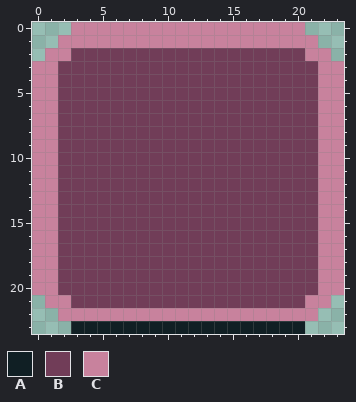
Two states of a pixel-art file, assets/source/aseprite/ui_boss.aseprite. This is how it looked before the edit.
24x24 pixels, 1 frame.
Visible layers, top first: "Flat center - nine slice", "Beveled pixel border".
Palette (. is transparent): A #101f24  B #713d58  C #c8829d
Pixels before, first column x 0:
 0 ...CCCCCCCCCCCCCCCCCC...
 1 ..CCCCCCCCCCCCCCCCCCCC..
 2 .CCBBBBBBBBBBBBBBBBBBCC.
 3 CCBBBBBBBBBBBBBBBBBBBBCC
 4 CCBBBBBBBBBBBBBBBBBBBBCC
 5 CCBBBBBBBBBBBBBBBBBBBBCC
 6 CCBBBBBBBBBBBBBBBBBBBBCC
 7 CCBBBBBBBBBBBBBBBBBBBBCC
 8 CCBBBBBBBBBBBBBBBBBBBBCC
 9 CCBBBBBBBBBBBBBBBBBBBBCC
10 CCBBBBBBBBBBBBBBBBBBBBCC
11 CCBBBBBBBBBBBBBBBBBBBBCC
12 CCBBBBBBBBBBBBBBBBBBBBCC
13 CCBBBBBBBBBBBBBBBBBBBBCC
14 CCBBBBBBBBBBBBBBBBBBBBCC
15 CCBBBBBBBBBBBBBBBBBBBBCC
16 CCBBBBBBBBBBBBBBBBBBBBCC
17 CCBBBBBBBBBBBBBBBBBBBBCC
18 CCBBBBBBBBBBBBBBBBBBBBCC
19 CCBBBBBBBBBBBBBBBBBBBBCC
20 CCBBBBBBBBBBBBBBBBBBBBCC
21 .CCBBBBBBBBBBBBBBBBBBCC.
22 ..CCCCCCCCCCCCCCCCCCCC..
23 ...AAAAAAAAAAAAAAAAAA...
After:
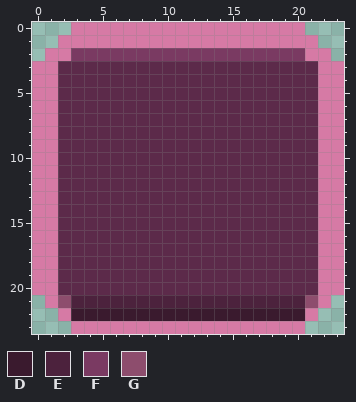
Colours new in this view: D #3a1a2e  E #4c223d  F #7a3a62  G #8d4d6d
Changes in this commit:
layer "Gloss and drop edge" added
Colour B changes from #713d58 to #5c2a4a.
Colour C changes from #c8829d to #d67aa5.
Layers "Gloss and drop edge", "Beveled pixel border":
Colour C replaces colour A in row 23 at x 3 to 20.
Colour D replaces colour C in row 22 at x 3 to 20.
Colour E replaces colour B in row 21 at x 3 to 20.
Colour F replaces colour B in row 2 at x 3 to 20.
Colour G replaces colour C in row 21 at x 2 and 21.
